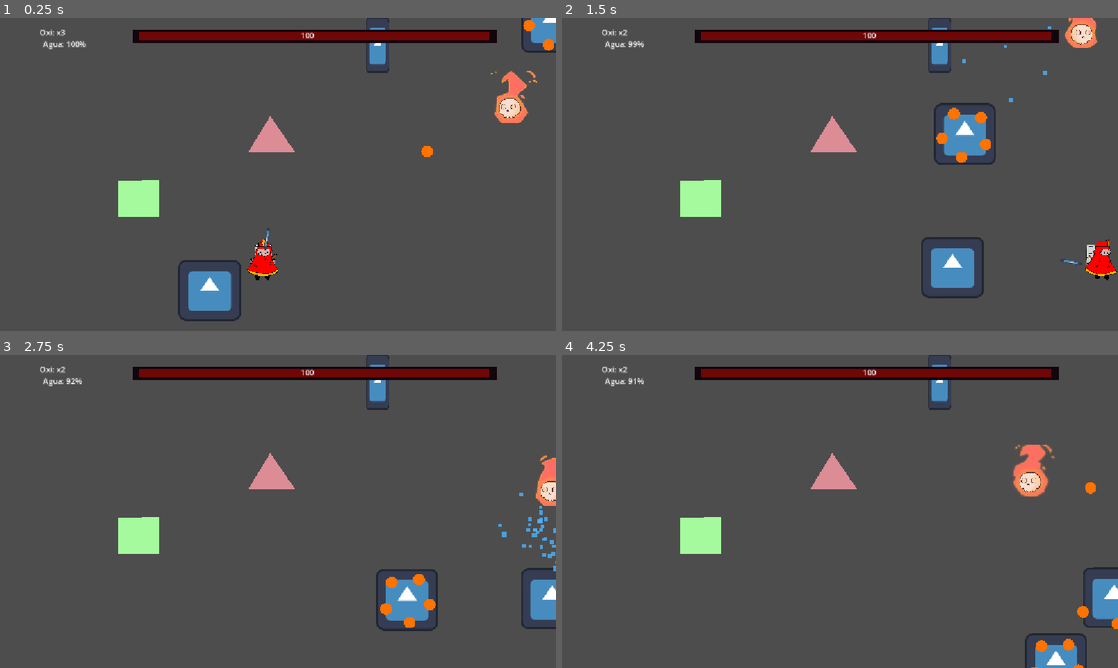
Above: before the commit, frames 1-4 (two rows, left to right).
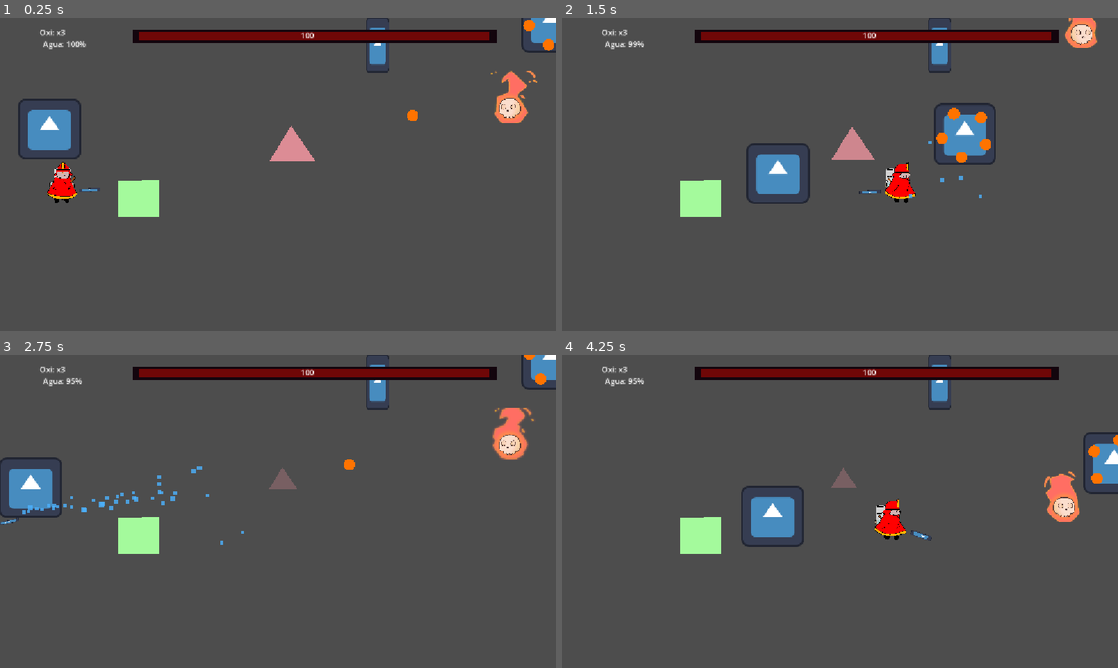
Above: after the commit, the same moments.

Repository: gsMolina02/GameJam
Game: Godot game, scene res://Scenes/escena_prueba.tscn
The game is run twice, just before and just after one commit, with the same random seed, the same clock (stepped at 60 frames per second) and the same inputs. This scene is started directly instead of the project's main scene. The engine's default icon, where the game draws it, is replaced by a stand-in: a white triangle on a blue panel in a dark square.
Inputs (mouse positions are in pixels of both pictures, inside the frame that each line leads up to):
- Up to frame 1 (0.25 s): no input
- Up to frame 2 (1.5 s): tap Enter (ui_accept) at 0.5, 0.77, 0.8, 1.07, 1.35 s; move the mouse to (962, 158) at 0.52 s; hold Space (ui_select) 0.53-1.28 s; hold D (right) from 0.53 s (still down); click (962, 158) at 0.67 s; move the mouse to (728, 190) at 1.27 s
- Up to frame 3 (2.75 s): tap Enter (ui_accept) at 1.52, 1.82, 2.3 s; tap Space (ui_select) at 1.55 s; move the mouse to (333, 442) at 2.02 s; release D (right) at 2.03 s; press the mouse at (333, 442) at 2.03 s; hold A (left) from 2.03 s (still down)
- Up to frame 4 (4.25 s): move the mouse to (812, 574) at 2.77 s; release A (left) at 2.78 s; release the mouse at (812, 574) at 2.78 s; hold D (right) from 2.78 s (still down); right-click (812, 574) at 2.85 s; click (812, 574) at 2.92 s; tap Enter (ui_accept) at 3.02, 3.32, 3.77, 3.8, 4.07 s; tap Space (ui_select) at 3.05 s; move the mouse to (1006, 558) at 3.52 s; hold Space (ui_select) from 3.53 s (still down); tap Escape (ui_cancel) at 4.15 s

The runs differ from the first frame. In frame 1, 4.3% of the frame differs, in the area x 3-78%, y 25-97%; in frame 2, 4.4%; in frame 3, 6.3%, in the area x 0-100%, y 0-89%; in frame 4, 6.3%.

Commit message:
Implementacion recompensas de agua y menu de muerte

Diff:
--- a/BomberoMichiGame/Interfaces/puse_menu.gd
+++ b/BomberoMichiGame/Interfaces/puse_menu.gd
@@ -10,6 +10,9 @@
 # Detectar cuando se presiona ESC
 func _input(event: InputEvent) -> void:
 	if event.is_action_pressed("ui_cancel"):  # ESC es ui_cancel por defecto
+		# No permitir pausa si ya hay una pantalla de muerte activa
+		if _is_death_screen_active():
+			return
 		toggle_pause()
 
 # Alternar entre pausa y continuar
@@ -17,6 +20,15 @@
 	var is_paused = not get_tree().paused
 	get_tree().paused = is_paused
 	visible = is_paused
+
+# Verificar si hay una pantalla de muerte activa
+func _is_death_screen_active() -> bool:
+	# Buscar en la raíz si existe un nodo DeathMenu
+	var root = get_tree().root
+	for child in root.get_children():
+		if child.name == "DeathMenu" or child.get_script() != null and child.get_script().resource_path.contains("death_escene"):
+			return true
+	return false
 
 # Botón continuar
 func _on_btn_continue_pressed() -> void:
--- a/BomberoMichiGame/Objects/Boxes/box.gd
+++ b/BomberoMichiGame/Objects/Boxes/box.gd
@@ -1,8 +1,13 @@
 
 extends Node2D
 
+func _ready():
+	# Añadir al grupo de cajas de extintor para ser detectadas por el hacha
+	add_to_group("ExtinguisherBox")
+
 func break_with_effect():
 	# Aquí puedes agregar efectos visuales, partículas, sonido, etc.
+	print("Caja de extintor rota!")
 	queue_free()
 
 func take_damage(_amount):
--- a/BomberoMichiGame/Objects/Boxes/box.tscn
+++ b/BomberoMichiGame/Objects/Boxes/box.tscn
@@ -15,6 +15,8 @@
 texture = ExtResource("1_5d80p")
 
 [node name="boxHitbox" type="Area2D" parent="."]
+collision_layer = 2
+collision_mask = 0
 
 [node name="CollisionShape2D" type="CollisionShape2D" parent="boxHitbox"]
 position = Vector2(3, 6)
--- a/BomberoMichiGame/Scenes/Entities/fuego.tscn
+++ b/BomberoMichiGame/Scenes/Entities/fuego.tscn
@@ -7,7 +7,7 @@
 
 [node name="Fuego" type="Area2D"]
 collision_layer = 2
-collision_mask = 0
+collision_mask = 1
 script = ExtResource("1_fuego")
 
 [node name="Polygon2D" type="Polygon2D" parent="."]
--- a/BomberoMichiGame/Scenes/Levels/level1/level1.tscn
+++ b/BomberoMichiGame/Scenes/Levels/level1/level1.tscn
@@ -1,6 +1,7 @@
-[gd_scene load_steps=2 format=3 uid="uid://dgooxxoch0lkq"]
+[gd_scene load_steps=3 format=3 uid="uid://dgooxxoch0lkq"]
 
 [ext_resource type="Texture2D" uid="uid://1gtqwgldjx8b" path="res://Scenes/Levels/level1/level1.jpg" id="1_7103a"]
+[ext_resource type="PackedScene" uid="uid://bfra7nxi2wetn" path="res://personajes/personaje_principal/personaje_principal.tscn" id="2_5rljr"]
 
 [node name="FondoSala" type="Node2D"]
 
@@ -8,3 +9,6 @@
 position = Vector2(576.99994, 316.75)
 scale = Vector2(1.3164061, 1.0739385)
 texture = ExtResource("1_7103a")
+
+[node name="personajePrincipal" parent="." instance=ExtResource("2_5rljr")]
+position = Vector2(541, 434)
--- a/BomberoMichiGame/Scenes/UI/death_escene.gd
+++ b/BomberoMichiGame/Scenes/UI/death_escene.gd
@@ -1,20 +1,80 @@
 extends Control
 
+# Índice del botón seleccionado (0 = Sí, 1 = No)
+var selected_button: int = 0
+var buttons: Array = []
 
 # Called when the node enters the scene tree for the first time.
 func _ready() -> void:
-	$GameOver/PanelContainer/MarginContainer/VBoxContainer/botonera/botonYes.connect("pressed", Callable(self, "_on_yes_pressed"))
-	$GameOver/PanelContainer/MarginContainer/VBoxContainer/botonera/botonNo.connect("pressed", Callable(self, "_on_no_pressed"))
+	# Asegurarse de que esta UI funcione incluso cuando el juego está pausado
+	process_mode = Node.PROCESS_MODE_ALWAYS
 
+	# Ocultar el menú de pausa si estaba visible
+	_hide_pause_menu()
 
-# Called every frame. 'delta' is the elapsed time since the previous frame.
-func _process(delta: float) -> void:
-	pass
+	# Obtener referencias a los botones
+	buttons = [
+		$GameOver/PanelContainer/MarginContainer/VBoxContainer/botonera/botonYes,
+		$GameOver/PanelContainer/MarginContainer/VBoxContainer/botonera/botonNo
+	]
+
+	# Conectar señales de los botones
+	buttons[0].connect("pressed", Callable(self, "_on_yes_pressed"))
+	buttons[1].connect("pressed", Callable(self, "_on_no_pressed"))
+
+	# Dar foco al primer botón
+	_update_button_focus()
+
+# Ocultar el menú de pausa si existe
+func _hide_pause_menu() -> void:
+	var pause_menu = get_tree().root.get_node_or_null("PauseMenu")
+	if pause_menu:
+		pause_menu.hide()
+
+# Manejar input para navegación con teclado
+func _input(event: InputEvent) -> void:
+	if event.is_action_pressed("ui_left") or event.is_action_pressed("left"):
+		selected_button = 0  # Seleccionar "Sí"
+		_update_button_focus()
+		get_viewport().set_input_as_handled()
+	elif event.is_action_pressed("ui_right") or event.is_action_pressed("right"):
+		selected_button = 1  # Seleccionar "No"
+		_update_button_focus()
+		get_viewport().set_input_as_handled()
+	elif event.is_action_pressed("ui_accept") or event.is_action_pressed("ui_select"):
+		# Presionar el botón seleccionado
+		_press_selected_button()
+		get_viewport().set_input_as_handled()
+
+# Actualizar el foco visual del botón
+func _update_button_focus() -> void:
+	for i in range(buttons.size()):
+		if i == selected_button:
+			buttons[i].grab_focus()
+		else:
+			buttons[i].release_focus()
+
+# Presionar el botón actualmente seleccionado
+func _press_selected_button() -> void:
+	if selected_button == 0:
+		_on_yes_pressed()
+	else:
+		_on_no_pressed()
 
 
 func _on_no_pressed() -> void:
+	# Despausar el juego
+	get_tree().paused = false
+	# Eliminar este menú antes de cambiar de escena
+	queue_free()
+	# Cambiar al menú principal
 	get_tree().change_scene_to_file("res://Interfaces/main_menu.tscn")
 
 
 func _on_yes_pressed() -> void:
+	# Despausar el juego
+	get_tree().paused = false
+	# Eliminar este menú antes de reiniciar
+	queue_free()
+	# Reiniciar la escena actual
 	get_tree().reload_current_scene()
--- a/BomberoMichiGame/Scenes/escena_prueba.tscn
+++ b/BomberoMichiGame/Scenes/escena_prueba.tscn
@@ -8,25 +8,25 @@
 [ext_resource type="PackedScene" uid="uid://bmhb6a78qs4n" path="res://Objects/Boxes/box.tscn" id="5_gdsp3"]
 [ext_resource type="PackedScene" uid="uid://bwg0w8g826tus" path="res://Scenes/Entities/tanque_oxigeno.tscn" id="5_qjlt0"]
 [ext_resource type="PackedScene" uid="uid://dl17mnvx428mm" path="res://Scenes/UI/hud.tscn" id="6_qjlt0"]
-[ext_resource type="PackedScene" path="res://Interfaces/puse_menu.tscn" id="7_pause"]
+[ext_resource type="PackedScene" uid="uid://bkxihhd4v43qm" path="res://Interfaces/puse_menu.tscn" id="7_pause"]
 
 [node name="escenaPrueba" type="Node2D"]
 position = Vector2(439, 348)
 
 [node name="mascota" parent="." instance=ExtResource("1_uapuf")]
-position = Vector2(-91.00003, 265.9999)
+position = Vector2(-339.00003, -131.00003)
 scale = Vector2(1.0224254, 0.9807179)
 objetivo = NodePath("../personajePrincipal")
 
 [node name="personajePrincipal" parent="." instance=ExtResource("2_1in75")]
-position = Vector2(101.99994, 153.99991)
+position = Vector2(-313.99997, -4.9999924)
 scale = Vector2(1.0000006, 1.0237389)
 
 [node name="jefe" parent="." instance=ExtResource("3_1in75")]
-position = Vector2(987, -636)
+position = Vector2(973, -646)
 
 [node name="Fuego" parent="." instance=ExtResource("4_gdsp3")]
-position = Vector2(74, -120)
+position = Vector2(117, -100)
 
 [node name="TanqueOxigeno" parent="." instance=ExtResource("5_qjlt0")]
 position = Vector2(-660, -220)
--- a/BomberoMichiGame/personajes/personaje_base.gd
+++ b/BomberoMichiGame/personajes/personaje_base.gd
@@ -123,7 +123,12 @@
 	emit_signal("personaje_muerto")
 	print(self.name, " - Ha muerto. Movilidad desactivada.")
 	if has_node("CollisionShape2D"):
-		$CollisionShape2D.disabled = true
+		# Usar call_deferred para evitar modificar durante consulta de física
+		$CollisionShape2D.call_deferred("set", "disabled", true)
+
+	# Si es el personaje principal, mostrar pantalla de Game Over
+	if is_in_group("player_main"):
+		_show_death_screen()
 
 # --- Detección por Hitbox ---
 func _on_Hitbox_area_entered(area):
@@ -345,3 +350,27 @@
 			return
 	# Si no encontró ninguna, loggear para depurar
 	print("No se encontró ninguna animación en la lista: ", names)
+
+func _show_death_screen():
+	"""Muestra la pantalla de Game Over cuando el personaje muere"""
+	print("Mostrando pantalla de Game Over...")
+	# Pausar el juego
+	get_tree().paused = true
+	# Cargar la escena de muerte
+	var death_scene = load("res://Scenes/UI/deathEscene.tscn")
+	if death_scene:
+		var death_instance = death_scene.instantiate()
+		# Asegurarse de que el menú de muerte no esté pausado (configurar ANTES de agregar)
+		death_instance.process_mode = Node.PROCESS_MODE_ALWAYS
+		# Agregar a la escena raíz para que aparezca sobre todo
+		get_tree().root.add_child(death_instance)
+		# Configurar todos los hijos para que también funcionen durante la pausa
+		_set_process_mode_recursive(death_instance, Node.PROCESS_MODE_ALWAYS)
+	else:
+		print("Error: No se pudo cargar deathEscene.tscn")
+
+func _set_process_mode_recursive(node: Node, mode: Node.ProcessMode):
+	"""Configura el process_mode recursivamente para todos los nodos hijos"""
+	node.process_mode = mode
+	for child in node.get_children():
+		_set_process_mode_recursive(child, mode)
--- a/BomberoMichiGame/personajes/personaje_principal/personaje_principal.gd
+++ b/BomberoMichiGame/personajes/personaje_principal/personaje_principal.gd
@@ -224,6 +224,10 @@
 		water_particles.position = safe_hose_nozzle_offset
 
 func _physics_process(delta):
+	# Si el personaje está muerto, no procesar nada
+	if not vivo:
+		return
+
 	# Movimiento estándar (mover_personaje en la base maneja dash internamente)
 	mover_personaje(delta)
 
@@ -275,15 +279,8 @@
 	# keep_in_viewport()
 
 func _unhandled_input(event):
-	# Si el jugador está muerto, cualquier tecla reinicia la escena
-	if is_dead and event is InputEventKey and event.pressed:
-		get_tree().paused = false
-		var err = get_tree().reload_current_scene()
-		if err != OK:
-			# Fallback por si falla
-			var current = get_tree().get_current_scene()
-			if current and current.has_method("get_scene_file_path"):
-				get_tree().change_scene_to_file(current.get_scene_file_path())
+	# Si el personaje no está vivo, no procesar input
+	if not vivo:
 		return
 
 	# Detectar scroll del mouse para cambiar arma
@@ -293,6 +290,10 @@
 				switch_weapon()
 
 func _handle_input():
+	# Si el personaje está muerto, no procesar input
+	if not vivo:
+		return
+
 	# Intercambiar arma con Q
 	if Input.is_action_just_pressed("ui_focus_next"):  # Q por defecto
 		switch_weapon()
@@ -773,7 +774,9 @@
 	# Recarga la manguera al romper la caja
 	var old_charge = hose_charge
 	hose_charge = min(hose_charge + 25.0, 100.0)
-	var _actual_recharge = hose_charge - old_charge
+	var actual_recharge = hose_charge - old_charge
+
+	print("¡Caja rota! Agua recargada: +", actual_recharge, "% (", old_charge, "% → ", hose_charge, "%)")
 
 	emit_signal("hose_recharged", hose_charge)
 	emit_signal("extinguisher_box_broken")
--- a/BomberoMichiGame/personajes/personaje_principal/personaje_principal.tscn
+++ b/BomberoMichiGame/personajes/personaje_principal/personaje_principal.tscn
@@ -184,6 +184,8 @@
 metadata/_edit_group_ = true
 
 [node name="Hitbox" type="Area2D" parent="."]
+collision_layer = 1
+collision_mask = 2
 position = Vector2(1, -1)
 
 [node name="CollisionShape2D" type="CollisionShape2D" parent="Hitbox"]
@@ -199,6 +201,7 @@
 metadata/_edit_group_ = true
 
 [node name="AxeHitbox" type="Area2D" parent="Axe"]
+collision_mask = 2
 position = Vector2(-3491.5725, 511.81085)
 
 [node name="CollisionShape2D" type="CollisionShape2D" parent="Axe/AxeHitbox"]
